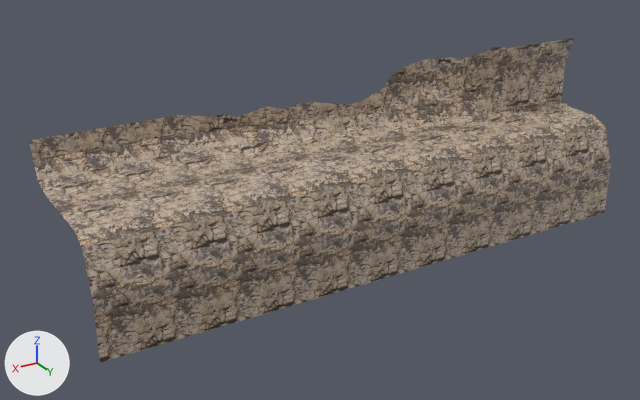
One commit to the FBX model Assets/models/maps/intro.fbx: the scene before it, then after it.
One viewpoint serves both versions: a 50 mm lens placed at (0.66, 0.961, 0.418), pointed at (0.079, -0.008, -0.067). The axes (+X, +Y, +Z) are drawn at lower left. The lights are the same throughout. Objects named as collision shapes, trigger or cutter boxes, shadow casters or lower levels of detail are left out. Where no turn or scale is listed for an object, it has been applied to the vertices.

Objects in the first picture: 'intro'.
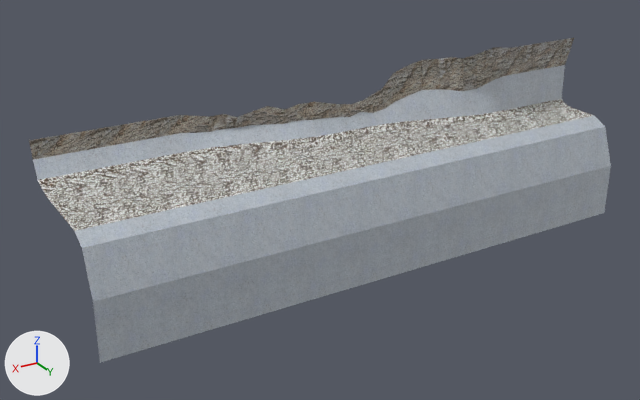
The change in detail:
Picture 'cliff1.png' (img_cliff1_png) is new.
Picture 'Snow0.png' (img_snow0_png) is new.
Picture 'SnowMud0.png' (img_snowmud0_png) is new.
Material 'Material__cliff1_png' (mat_material__cliff1_png) is new.
Its texture is img_cliff1_png.
Material 'Material__Snow0_png' (mat_material__snow0_png) is new.
Its texture is img_snow0_png.
Material 'Material__SnowMud0_png' (mat_material__snowmud0_png) is new.
Its texture is img_snowmud0_png.
me_intro has 324 vertices, 286 faces and spans x -0.38..0.436, y -0.108..0.104, z -0.147..0.111.
me_intro is used by ob_intro; location (0.0, 0.0, 0.0).
me_intro part 1: all 75 faces centred in x -0.307..0.227, y 0.072..0.104, z -0.107..-0.006 switch from mat_material__rocks1_png (picture img_rocks1_png) to mat_material__snow0_png (picture img_snow0_png).
me_intro part 2: all 25 faces centred in x -0.31..0.227, y -0.097..-0.014, z 0.018..0.035 switch from mat_material__rocks1_png (picture img_rocks1_png) to mat_material__snow0_png (picture img_snow0_png).
me_intro part 3: all 3 faces centred in x 0.337, y 0.072..0.104, z -0.107..-0.006 switch from mat_material__rocks1_png (picture img_rocks1_png) to mat_material__snow0_png (picture img_snow0_png).
me_intro part 4: the 1 face centred in x 0.336, y -0.098, z 0.019 switches from mat_material__rocks1_png (picture img_rocks1_png) to mat_material__snow0_png (picture img_snow0_png).
me_intro part 5: all 156 faces centred in x -0.307..0.337, y -0.08..0.054, z -0.002..0.006 switch from mat_material__rocks1_png (picture img_rocks1_png) to mat_material__snowmud0_png (picture img_snowmud0_png).
me_intro part 6: all 26 faces centred in x -0.315..0.336, y -0.107..-0.012, z 0.036..0.084 switch from mat_material__rocks1_png (picture img_rocks1_png) to mat_material__cliff1_png (picture img_cliff1_png).

Pixel boxes [x1, y1, x2, y2] of what changed, in the pictures (640 x 400 px):
part 1 of me_intro, recoloured
    both: [237, 116, 611, 316]
part 2 of me_intro, recoloured (brown to grey)
    both: [182, 65, 565, 151]
part 3 of me_intro, recoloured (brown to grey)
    both: [75, 195, 256, 363]
part 4 of me_intro, recoloured (brown to grey)
    both: [33, 133, 187, 180]
part 5 of me_intro, recoloured (beige to grey)
    both: [38, 99, 594, 231]
part 6 of me_intro, recoloured (brown to grey)
    both: [29, 38, 574, 160]
